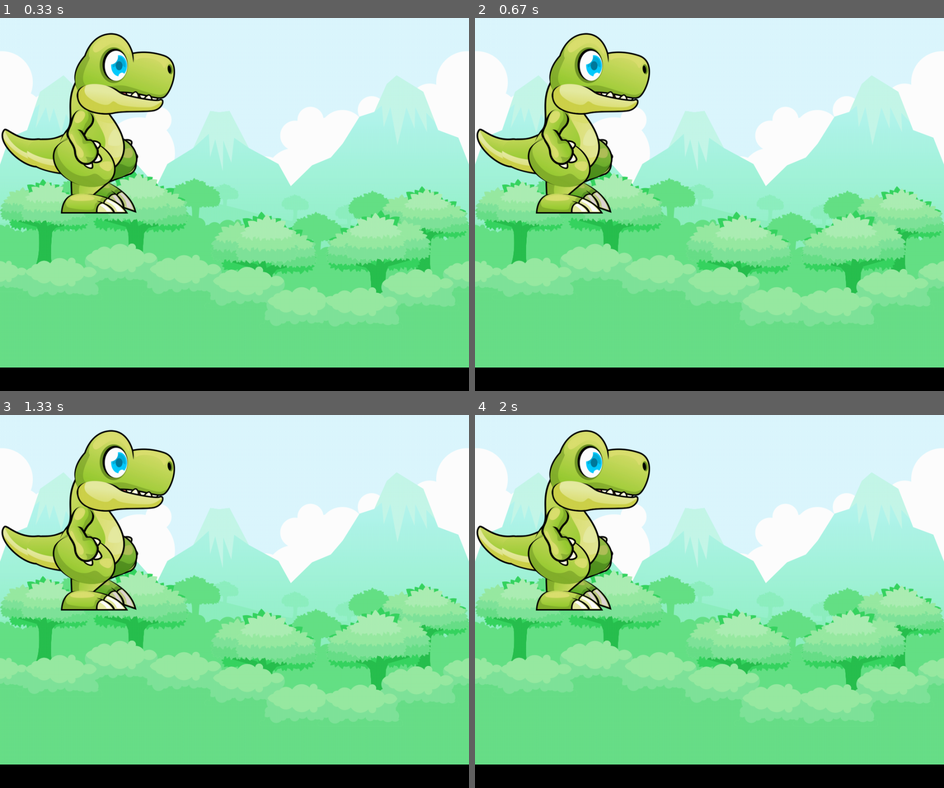
Above: before the commit, frames 1-4 (two rows, left to right).
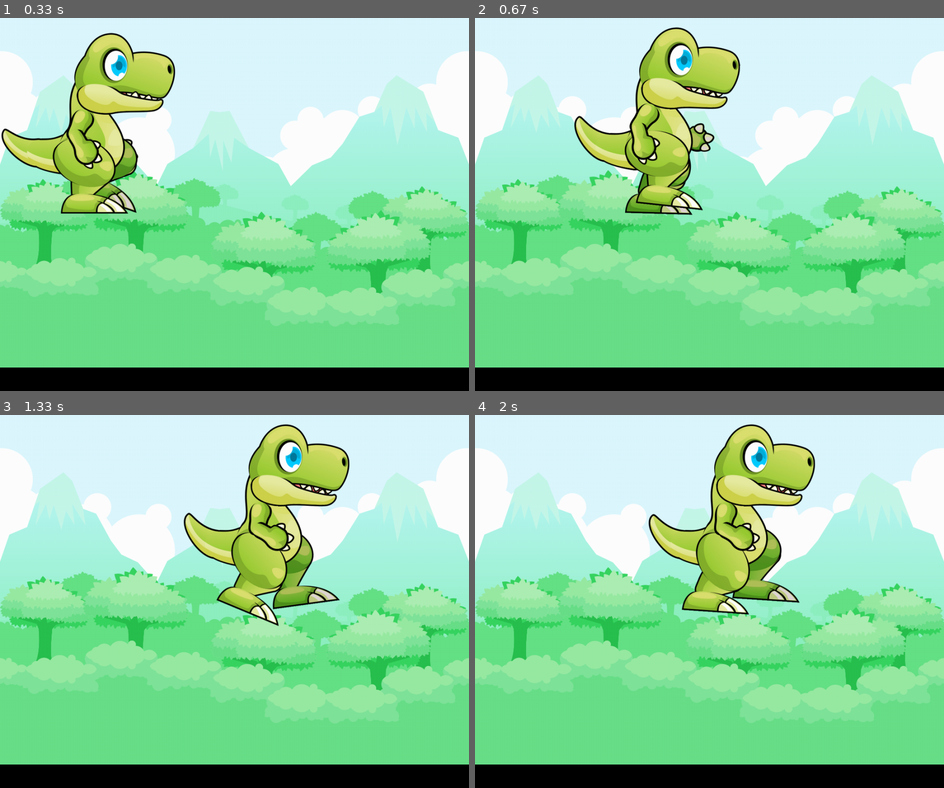
Above: after the commit, the same moments.

Repository: LuukHenk/simplePygame
Game: pygame game, started from main.py
Same seed, same stepped clock (60 frames per second), same inputs: the game is played once before the commit and once after it.
Inputs:
- Up to frame 1 (0.33 s): no input
- Up to frame 2 (0.67 s): hold Right from 0.33 s (still down)
- Up to frame 3 (1.33 s): release Right at 0.8 s; hold Right from 1.17 s (still down)
- Up to frame 4 (2 s): release Right at 1.63 s; hold Left from 1.67 s (still down)

Frame 1 is identical in both runs. In frame 2, 16% of the frame differs, in the area x 0-57%, y 2-53%; in frame 3, 17%, in the area x 0-75%, y 2-57%; in frame 4, 17%.

Commit message:
player movement

Diff:
--- a/main.py
+++ b/main.py
@@ -4,18 +4,14 @@
 import sys
 import os
 
-'''
-Objects
-'''
+""" Objects """
+
 # put Python classes and functions here
 class Player(pygame.sprite.Sprite):
-    '''
-    Spawn a player
-    '''
-    def __init__(self):
+    def __init__(self):  #Spawn a player
         pygame.sprite.Sprite.__init__(self)
-        self.moveX = 0
-        self.moveY = 0
+        self.movex = 0
+        self.movey = 0
         self.frame = 0
         self.images = []
         for i in range(1, 9):
@@ -24,12 +20,29 @@
             self.image = self.images[0]
             self.rect = self.image.get_rect()
 
-    # def control(self, x, y):
-    #     self.x +
-'''
-Setup
-'''
-# put run-once code here
+    def control(self, x, y):
+        self.movex += x
+        self.movey += y
+
+    def update(self):
+        self.rect.x = self.rect.x + self.movex
+        self.rect.y = self.rect.y + self.movey
+
+        # moving left
+        if self.movex < 0:
+            self.frame += 1
+            if self.frame > 3*ani:
+                self.frame = 0
+            self.image = self.images[self.frame//ani]
+
+        # moving right
+        if self.movex > 0:
+            self.frame += 1
+            if self.frame > 3*ani:
+                self.frame = 0
+            self.image = self.images[(self.frame//ani)+4]
+
+""" Setup """
 
 #screen coordinates
 worldx = 1000
@@ -37,7 +50,7 @@
 
 #set framerate, start clock and start pygame
 fps = 60
-ani = 6
+ani = 10
 clock = pygame.time.Clock()
 pygame.init()
 
@@ -51,12 +64,12 @@
 player.rect.y = 0
 player_list = pygame.sprite.Group()
 player_list.add(player)
+steps = 10
 
 main = True
-'''
-Main Loop
-'''
-# put game loop here
+
+""" Main loop """
+
 while main:
     for event in pygame.event.get():
         if event.type == pygame.QUIT:
@@ -66,9 +79,9 @@
 
         if event.type == pygame.KEYDOWN:
             if event.key == pygame.K_LEFT or event.key == ord('a'):
-                print('left')
+                player.control(-steps, 0)
             if event.key == pygame.K_RIGHT or event.key == ord('d'):
-                print('right')
+                player.control(steps, 0)
             if event.key == pygame.K_UP or event.key == ord('w'):
                 print('jump')
 
@@ -78,11 +91,12 @@
 
         if event.type == pygame.KEYUP:
             if event.key == pygame.K_LEFT or event.key == ord('a'):
-                print('left stop')
+                player.control(steps, 0)
             if event.key == pygame.K_RIGHT or event.key == ord('d'):
-                print('right stop')
+                player.control(-steps, 0)
 
     world.blit(backdrop, backdropbox)
+    player.update()
     player_list.draw(world)
     pygame.display.flip()
     clock.tick(fps)
--- a/sources.txt
+++ b/sources.txt
@@ -1,2 +1,4 @@
-gamecode: https://opensource.com/article/17/12/game-framework-python
-images: https://www.gameart2d.com/freebies.html
+gamecode:
+	https://opensource.com/article/17/12/game-framework-python
+images:
+	https://www.gameart2d.com/freebies.html
